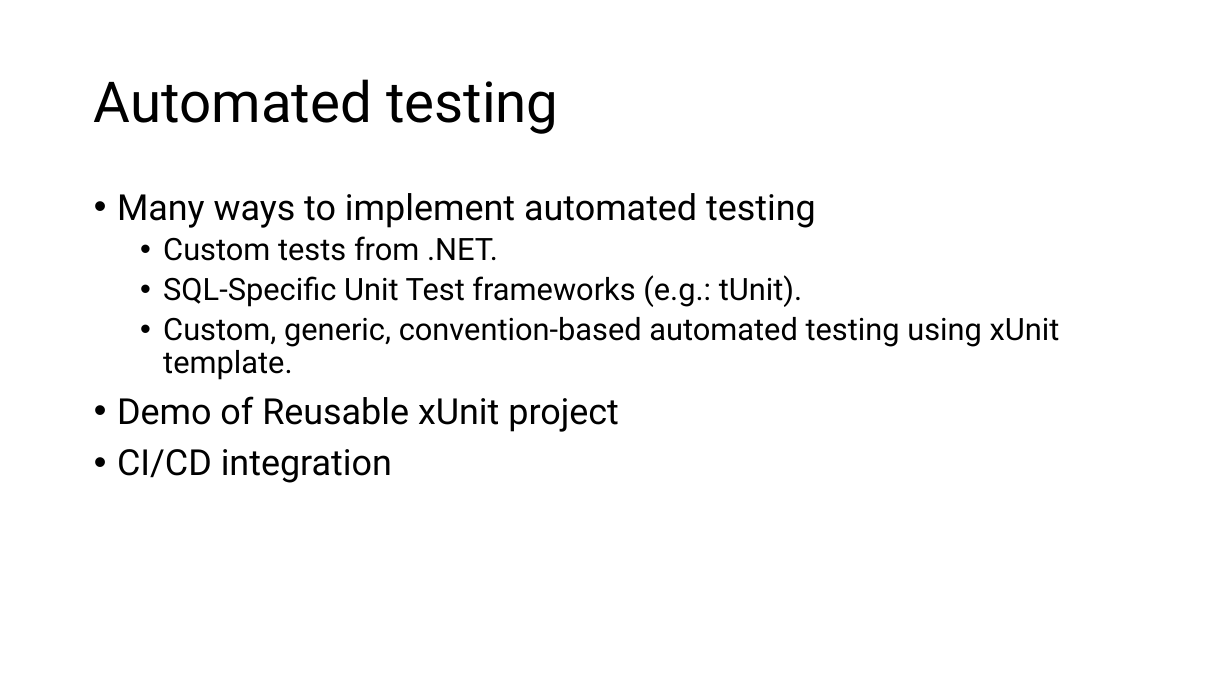
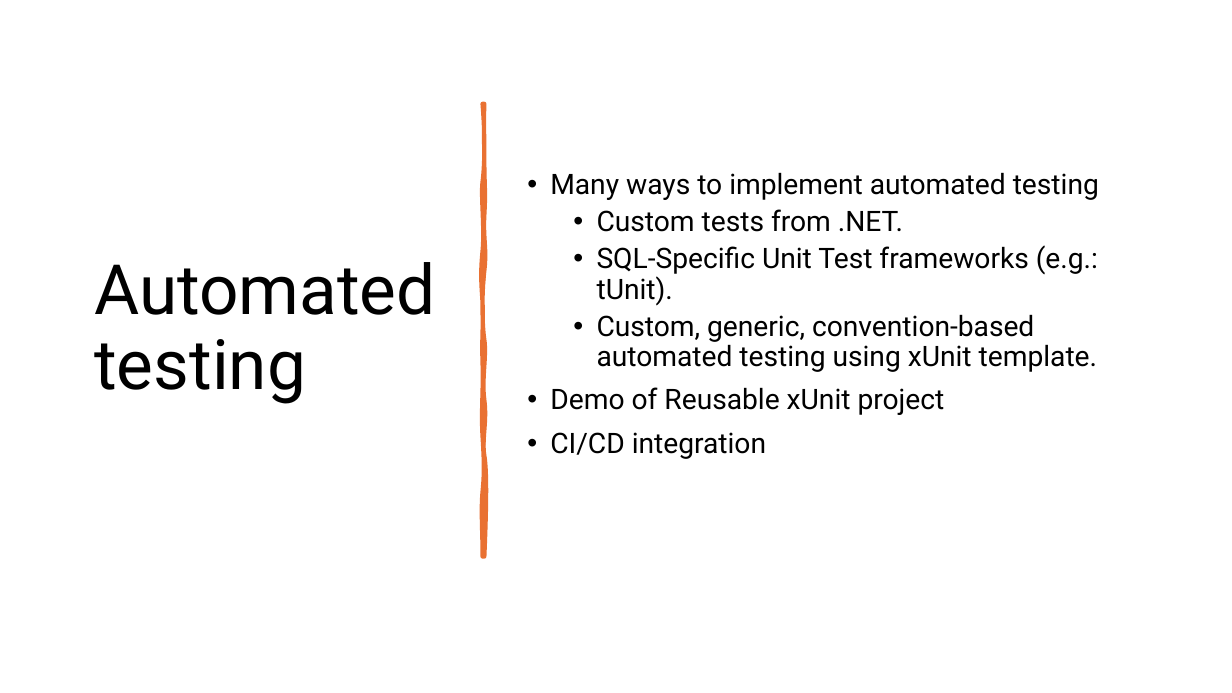
Before and after one commit to TheJuanitoLearnsShow/PodcastsManager, a slide deck: slide 14 of slides/VS sql project.pptx. Drawn at 1232x693 pixels with LibreOffice and Linux fonts; fonts in the diff are those of the drawing. Boxes give left, top, right and bottom in pixels: in the first picture for what was removed or moved away, otherwise in the second. Text is boxed around its words. In the diff, an @@ line names an element or a change of style, - is before the commit and + after.

```diff
--- a/slides/VS sql project.pptx
+++ b/slides/VS sql project.pptx
@@ title "Automated testing": place and size @@
-title "Automated testing" at box(94, 79, 559, 134)
+title "Automated testing" at box(94, 262, 435, 404)
@@ title "Automated testing" at box(94, 262, 435, 404): size 44 to 54 pt @@
@@ text "Many ways to implement automated ...": place and size @@
-text "Many ways to implement automated ..." at box(117, 193, 1060, 483)
+text "Many ways to implement automated ..." at box(550, 172, 1099, 459)
@@ text "Many ways to implement automated ..." at box(550, 172, 1099, 459): size 28 to 22 pt in "Many ways to implement automated testing", "Demo of Reusable xUnit project", "CI/CD integration"; size 24 to 22 pt in "Custom tests from .NET.", "SQL-Specific Unit Test frameworks (e.g.: tUnit).", "Custom, generic, convention-based automated testing using xU ..."; vertical alignment top to middle @@
@@ freeform shape added at box(482, 104, 484, 556), fill #E97132, outline #E97132 3.25 pt @@
```
Also in this commit, not shown: 14 other slides changed, 1 other file.
